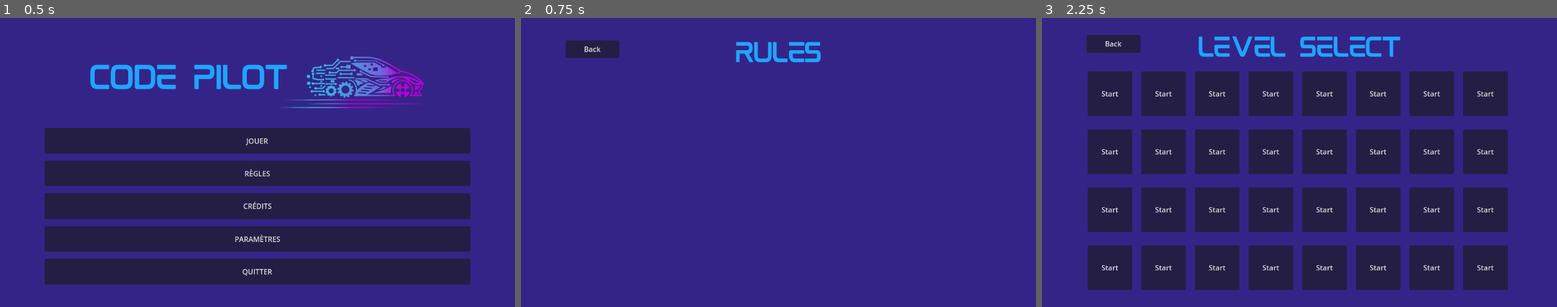
Above: before the commit, frames 1-3 (left to right).
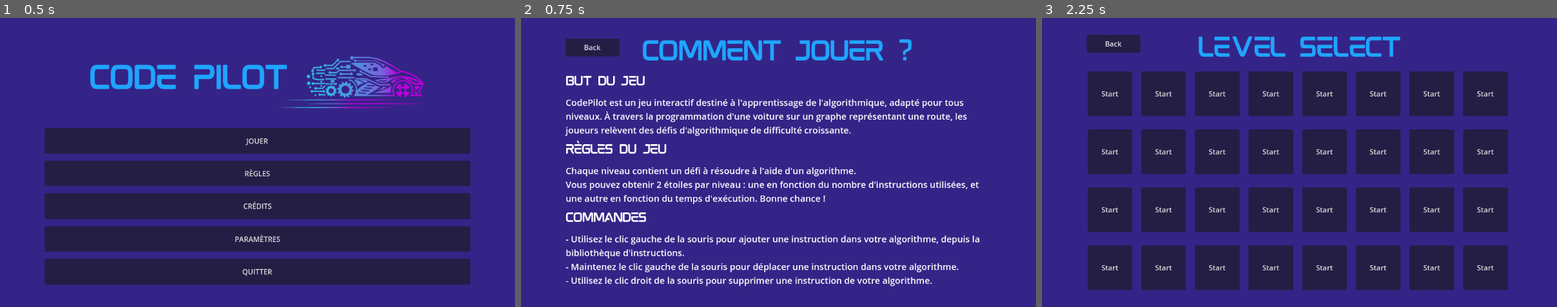
Above: after the commit, the same moments.

Repository: CodePilotIUT/CodePilot
Game: Godot game, scene res://scenes/menus/main_menu.tscn
Two runs of this game, one before a commit and one after it. Both use one fixed random seed, a clock stepped at 60 frames per second and the inputs below.
Inputs:
- Up to frame 1 (0.5 s): no input
- Up to frame 2 (0.75 s): click "RÈGLES" at 0.5 s
- Up to frame 3 (2.25 s): click "Back" at 1.25 s; click "JOUER" at 2 s

Frame 1 is identical in both runs. In frame 2, 10% of the frame differs, in the area x 8-89%, y 7-93%; in frame 3, nothing differs.

Commit message:
Added rules

Diff:
--- a/scenes/menus/rules_menu.tscn
+++ b/scenes/menus/rules_menu.tscn
@@ -1,8 +1,10 @@
-[gd_scene load_steps=4 format=3 uid="uid://8yxuywdcopfq"]
+[gd_scene load_steps=6 format=3 uid="uid://8yxuywdcopfq"]
 
 [ext_resource type="Theme" uid="uid://do2w0036o0bxa" path="res://themes/menu_theme.tres" id="1_8mikb"]
 [ext_resource type="Script" path="res://scripts/menus/elements/back_button.gd" id="2_dietm"]
 [ext_resource type="LabelSettings" uid="uid://1visb2l7uaws" path="res://themes/label_title1.tres" id="2_sbg87"]
+[ext_resource type="LabelSettings" uid="uid://x6c0xu83ljgg" path="res://themes/label_title2.tres" id="3_amr2w"]
+[ext_resource type="LabelSettings" uid="uid://blg75ygcta6c7" path="res://themes/label_text.tres" id="4_ahcla"]
 
 [node name="RulesMenu" type="Control"]
 layout_mode = 3
@@ -38,12 +40,54 @@
 [node name="VBoxContainer" type="VBoxContainer" parent="MarginContainer"]
 layout_mode = 2
 
-[node name="Label" type="Label" parent="MarginContainer/VBoxContainer"]
+[node name="TitleHowToPlay" type="Label" parent="MarginContainer/VBoxContainer"]
 layout_mode = 2
-text = "RULES"
+text = "Comment jouer ?"
 label_settings = ExtResource("2_sbg87")
 horizontal_alignment = 1
 vertical_alignment = 1
+
+[node name="TitleGoal" type="Label" parent="MarginContainer/VBoxContainer"]
+layout_mode = 2
+text = "But du jeu"
+label_settings = ExtResource("3_amr2w")
+vertical_alignment = 1
+
+[node name="TextGoal" type="Label" parent="MarginContainer/VBoxContainer"]
+layout_mode = 2
+text = "CodePilot est un jeu interactif destiné à l'apprentissage de l'algorithmique, adapté pour tous niveaux. À travers la programmation d'une voiture sur un graphe représentant une route, les joueurs relèvent des défis d'algorithmique de difficulté croissante."
+label_settings = ExtResource("4_ahcla")
+vertical_alignment = 1
+autowrap_mode = 2
+
+[node name="TitleRules" type="Label" parent="MarginContainer/VBoxContainer"]
+layout_mode = 2
+text = "Règles du jeu"
+label_settings = ExtResource("3_amr2w")
+vertical_alignment = 1
+
+[node name="TextRules" type="Label" parent="MarginContainer/VBoxContainer"]
+layout_mode = 2
+text = "Chaque niveau contient un défi à résoudre à l'aide d'un algorithme.
+Vous pouvez obtenir 2 étoiles par niveau : une en fonction du nombre d'instructions utilisées, et une autre en fonction du temps d'exécution. Bonne chance !"
+label_settings = ExtResource("4_ahcla")
+vertical_alignment = 1
+autowrap_mode = 2
+
+[node name="TitleControls" type="Label" parent="MarginContainer/VBoxContainer"]
+layout_mode = 2
+text = "Commandes"
+label_settings = ExtResource("3_amr2w")
+vertical_alignment = 1
+
+[node name="TextControls" type="Label" parent="MarginContainer/VBoxContainer"]
+layout_mode = 2
+text = "- Utilisez le clic gauche de la souris pour ajouter une instruction dans votre algorithme, depuis la bibliothèque d'instructions.
+- Maintenez le clic gauche de la souris pour déplacer une instruction dans votre algorithme.
+- Utilisez le clic droit de la souris pour supprimer une instruction de votre algorithme."
+label_settings = ExtResource("4_ahcla")
+vertical_alignment = 1
+autowrap_mode = 2
 
 [node name="BackButton" type="Button" parent="MarginContainer"]
 custom_minimum_size = Vector2(120, 40)
--- /dev/null
+++ b/themes/label_text.tres
@@ -0,0 +1,4 @@
+[gd_resource type="LabelSettings" format=3 uid="uid://blg75ygcta6c7"]
+
+[resource]
+font_size = 20
